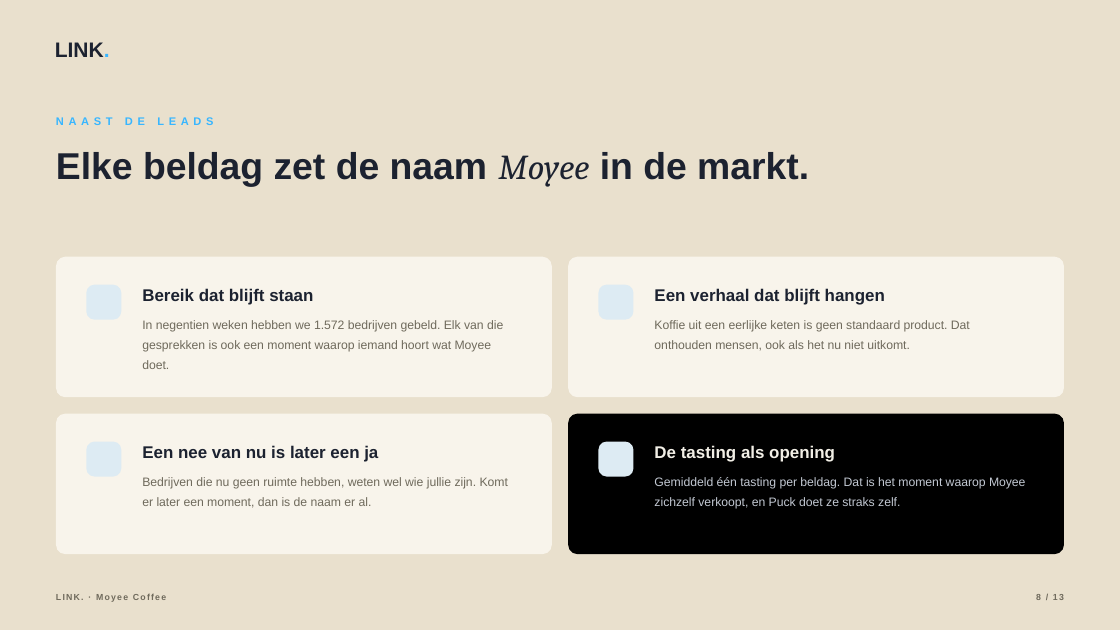
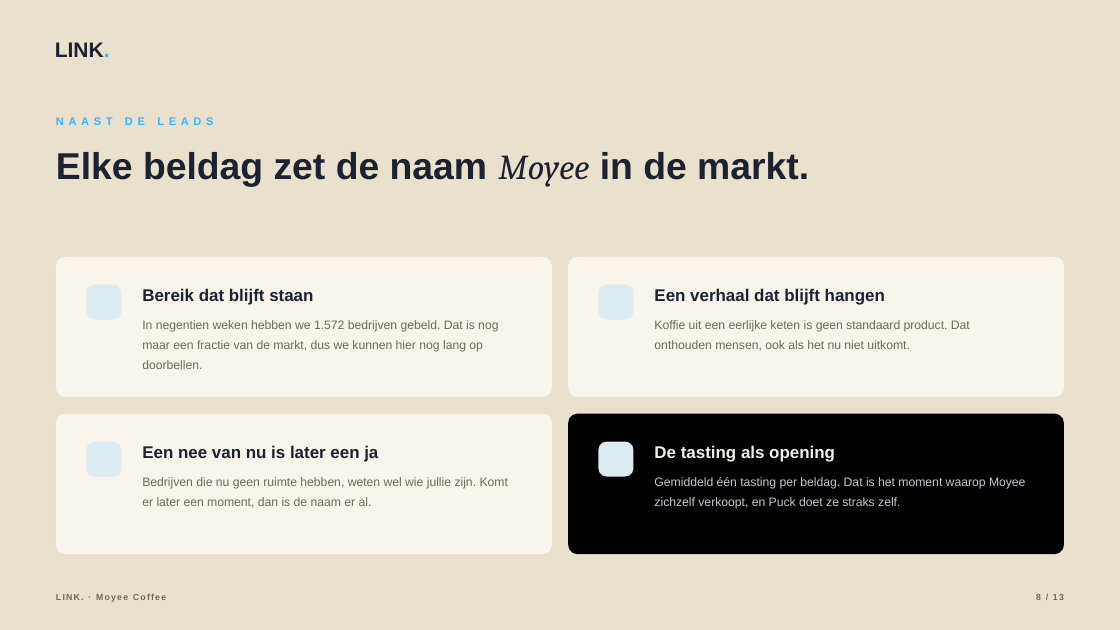
Before and after one commit to hens-lang/Test, a slide deck: slide 8 of output/LINK. voorstel Moyee Coffee.pptx. Drawn at 1120x630 pixels with LibreOffice and Linux fonts; fonts in the diff are those of the drawing; background and template pictures are left out. Boxes give left, top, right and bottom in pixels: in the first picture for what was removed or moved away, otherwise in the second. Text is boxed around its words. In the diff, an @@ line names an element or a change of style, - is before the commit and + after.

```diff
--- a/output/LINK. voorstel Moyee Coffee.pptx
+++ b/output/LINK. voorstel Moyee Coffee.pptx
@@ text at [142,320,498,369]: text changed @@
-In negentien weken hebben we 1.572 bedrijven gebeld. Elk van die gesprekken is ook een moment waarop iemand hoort wat Moyee doet.
+In negentien weken hebben we 1.572 bedrijven gebeld. Dat is nog maar een fractie van de markt, dus we kunnen hier nog lang op doorbellen.
```
Also in this commit, not shown: 3 other slides changed, 9 other files.
